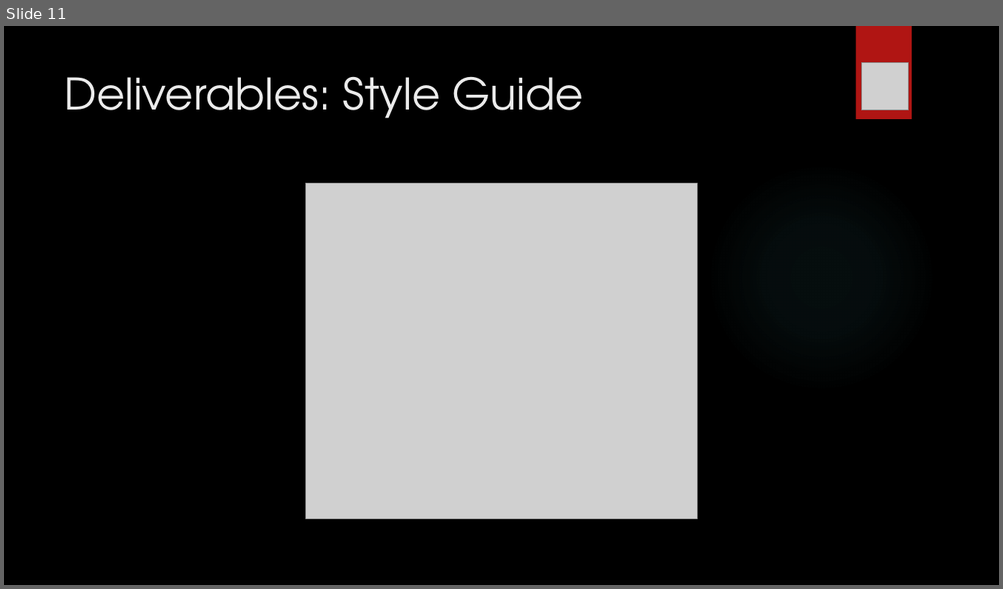
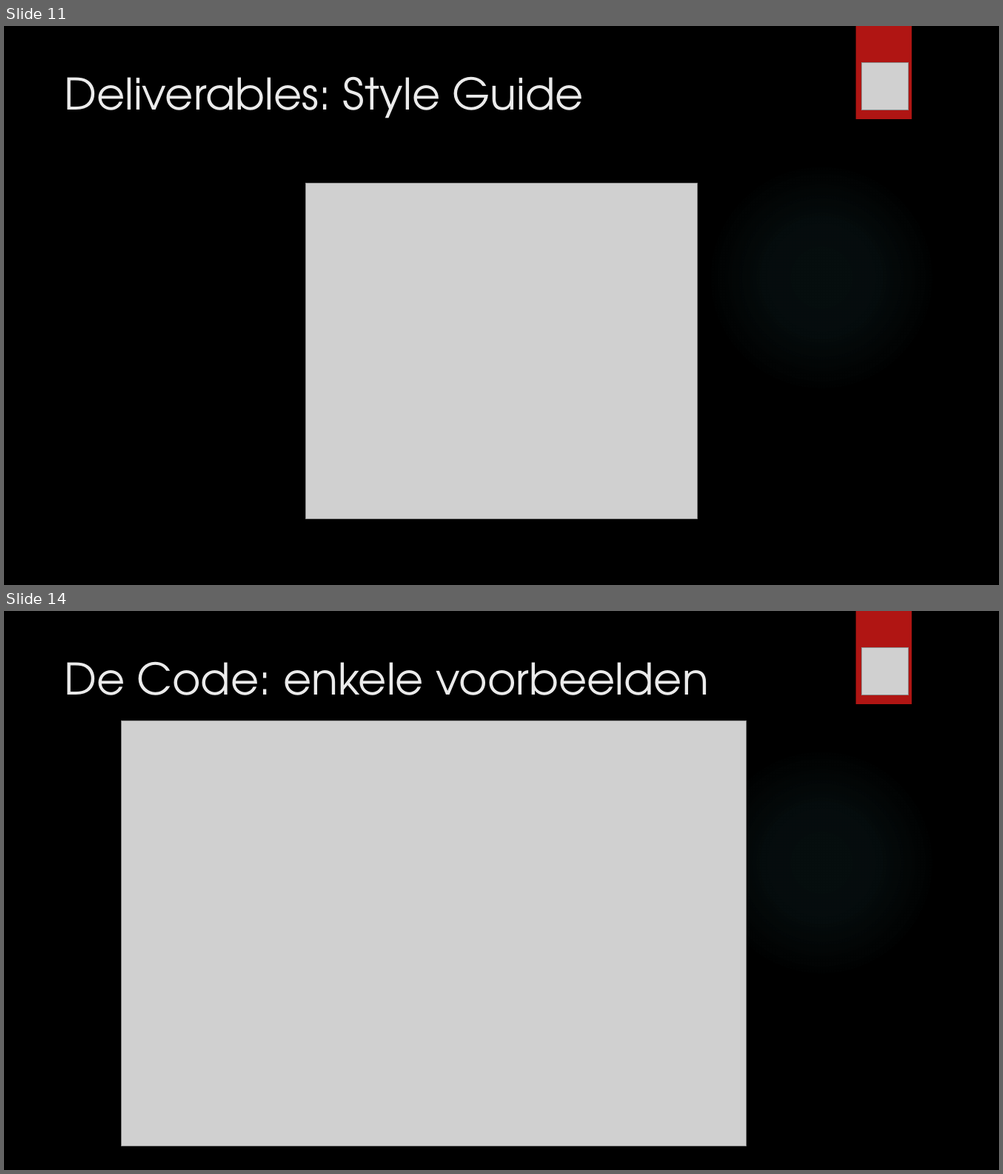
Before and after one commit to briavers/mobdev-II-briavers-coinsaver-web, a slide deck: deliverables/presentatie/Mobdev II - CoinSaver.pptx. Shown one above the other, each under a label of ours: slide 11 before the commit, slides 11 and 14 after it; the slides between them are not shown. The pictures are 1003x589 and 1003x1174 pixels, drawn with LibreOffice and Linux fonts; fonts in the diff are those of the drawing; grey boxes stand for pictures; background and template pictures are left out. Boxes give left, top, right and bottom in pixels: in the first picture for what was removed or moved away, otherwise in the second. Text is boxed around its words. In the diff, an @@ line names an element or a change of style, - is before the commit and + after.

```diff
--- a/deliverables/presentatie/Mobdev II - CoinSaver.pptx
+++ b/deliverables/presentatie/Mobdev II - CoinSaver.pptx
@@ slide 14 added at [4,611,999,1170], background picture (left out); not listed: 2 template elements that a slide beside it also shows @@
@@ picture added at [861,648,908,695] @@
@@ title added at [64,661,708,695], 42 pt, text #EBEBEB @@
+De Code: enkele voorbeelden
@@ picture added at [121,721,745,1146] @@
```
Also in this commit, not shown: 6 other slides added, 5 other files.
